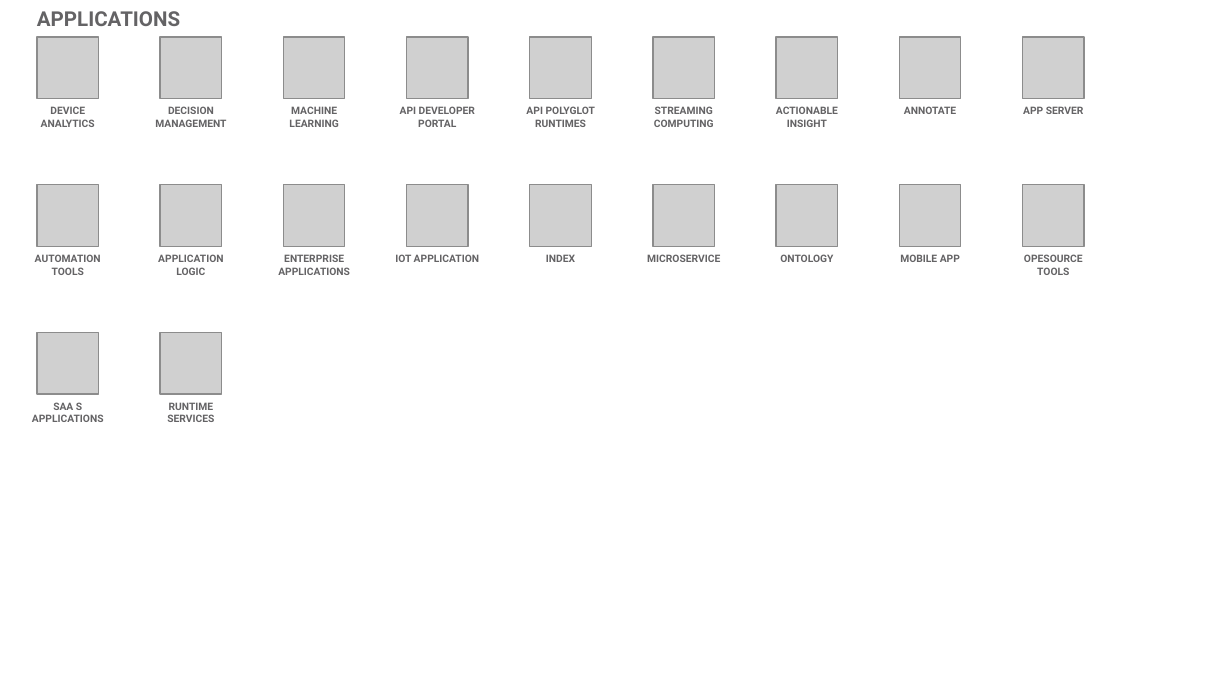
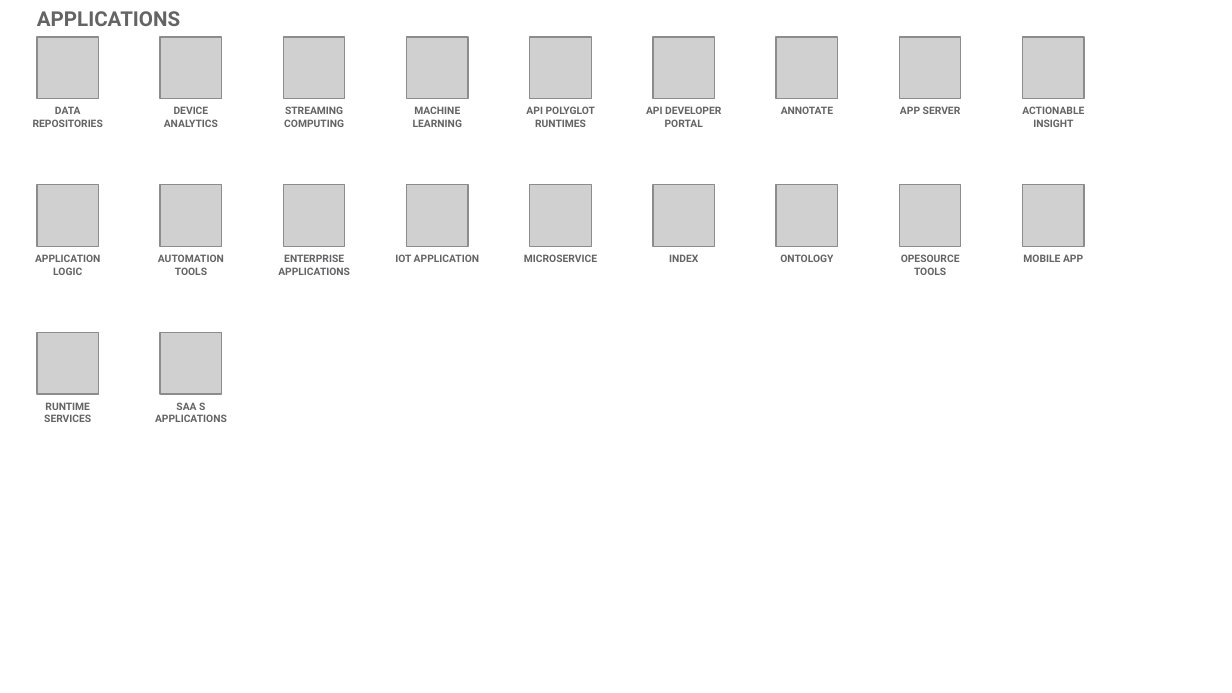
Before and after one commit to l2fprod/myarchitecture, a slide deck: slide 14 of mycatalog-architecture-diagram-template.pptx. Drawn at 1232x693 pixels with LibreOffice and Linux fonts; fonts in the diff are those of the drawing; grey boxes stand for pictures. Boxes give left, top, right and bottom in pixels: in the first picture for what was removed or moved away, otherwise in the second. Text is boxed around its words. In the diff, an @@ line names an element or a change of style, - is before the commit and + after.

```diff
--- a/mycatalog-architecture-diagram-template.pptx
+++ b/mycatalog-architecture-diagram-template.pptx
@@ text added at bbox=[33, 106, 103, 127], 6 pt, text #646365, bold @@
+DATA REPOSITORIES
@@ text removed at bbox=[155, 106, 226, 127] @@
-DECISION MANAGEMENT
@@ text added at bbox=[284, 106, 344, 127], 6 pt, text #646365, bold @@
+STREAMING COMPUTING
@@ text removed at bbox=[400, 106, 475, 127] @@
-API DEVELOPER PORTAL
@@ text at bbox=[646, 106, 721, 127]: text changed @@
-STREAMING COMPUTING
+API DEVELOPER PORTAL
@@ text "ACTIONABLE INSIGHT": place and size @@
-text "ACTIONABLE INSIGHT" at bbox=[776, 106, 838, 127]
+text "ACTIONABLE INSIGHT" at bbox=[1022, 106, 1084, 127]
@@ 6 texts: place and size @@
-6 texts at bbox=[158, 106, 1084, 422]
+6 texts at bbox=[35, 106, 961, 422]
@@ 6 texts: place and size @@
-6 texts at bbox=[32, 106, 960, 422]
+6 texts at bbox=[155, 106, 1083, 422]
```
Also in this commit, not shown: 13 other slides changed, 1 slide added, 1 slide removed.
